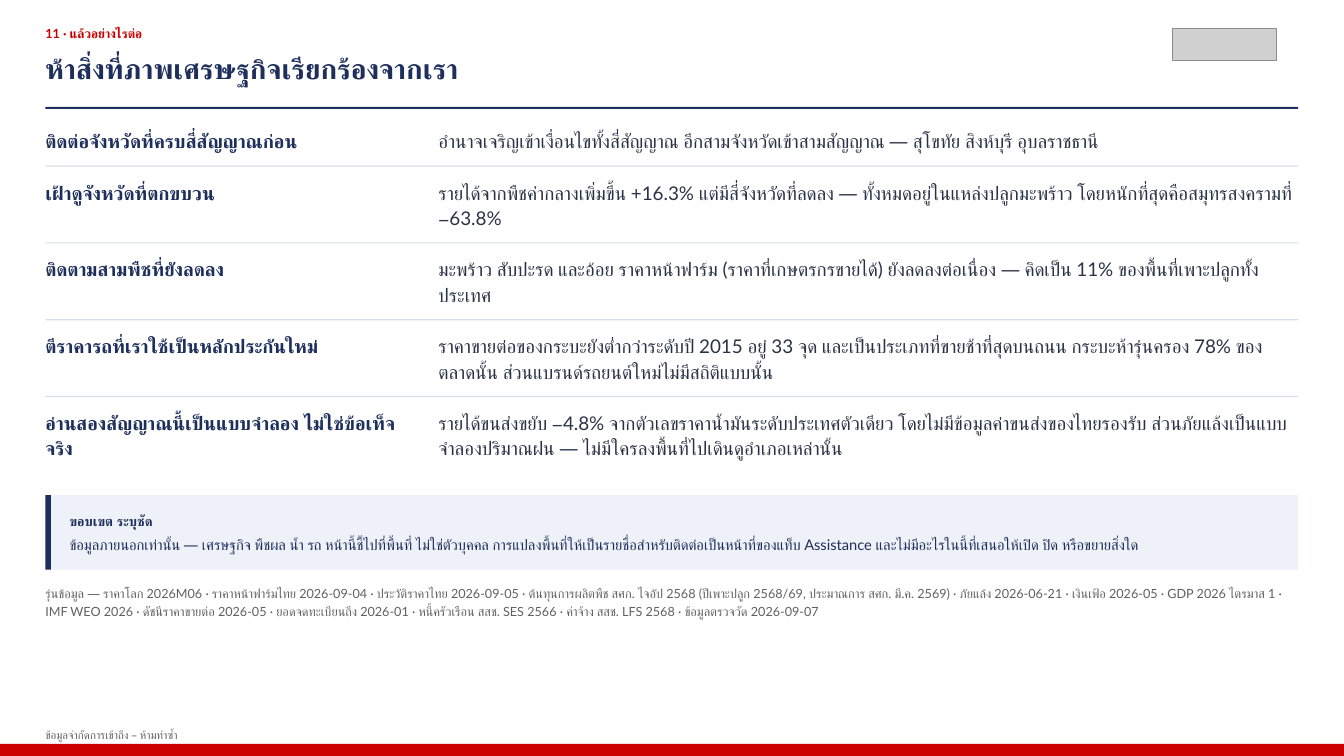
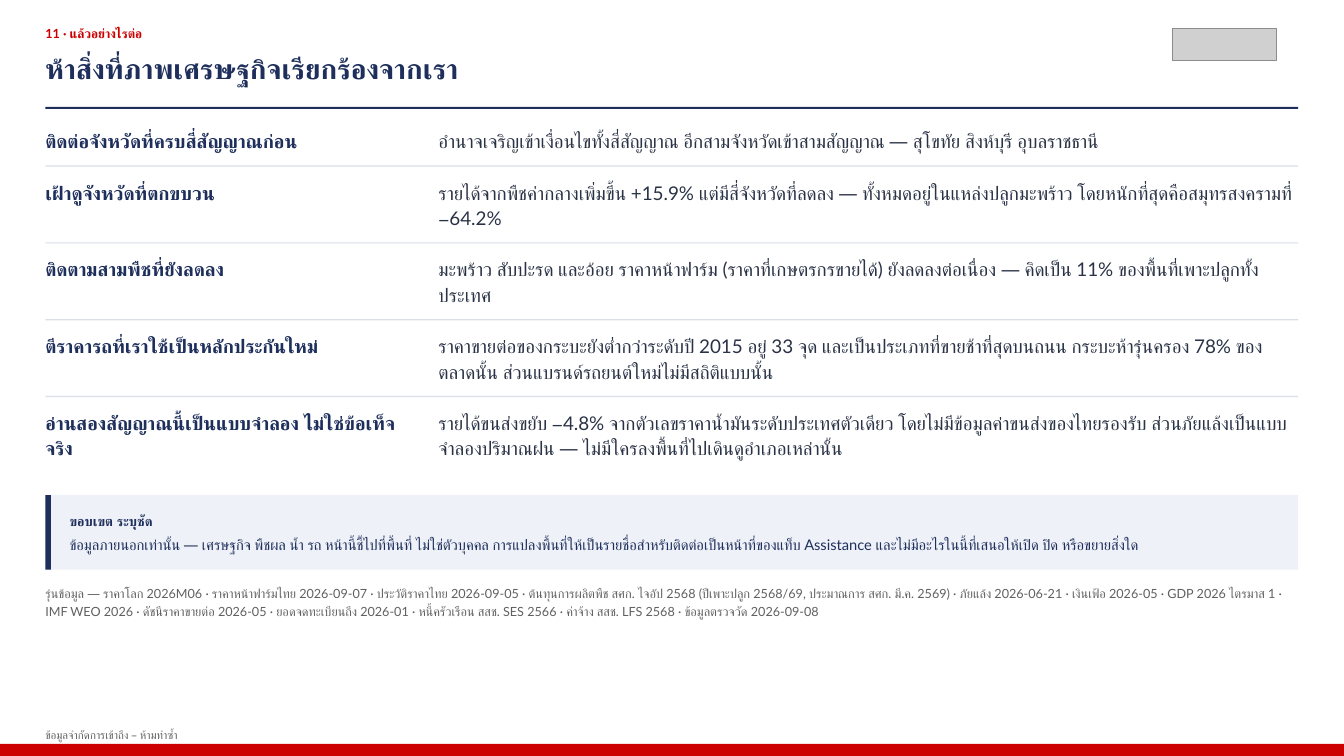
Before and after one commit to kaustavb2101/competitive-intel, a slide deck: slide 19 of docs/decks/mcom-2026-08-05-macro-TH.pptx. Drawn at 1344x756 pixels with LibreOffice and Linux fonts; fonts in the diff are those of the drawing; grey boxes stand for pictures. Boxes give left, top, right and bottom in pixels: in the first picture for what was removed or moved away, otherwise in the second. Text is boxed around its words. In the diff, an @@ line names an element or a change of style, - is before the commit and + after.

```diff
--- a/docs/decks/mcom-2026-08-05-macro-TH.pptx
+++ b/docs/decks/mcom-2026-08-05-macro-TH.pptx
@@ text at bbox=[438, 185, 1291, 225]: text changed @@
-รายได้จากพืชค่ากลางเพิ่มขึ้น +16.3% แต่มีสี่จังหวัดที่ลดลง — ทั้งหมดอยู่ในแหล่งปลูกมะพร้าว โดยหนักที่สุดคือสมุทรสงครามที่ −63.8%
+รายได้จากพืชค่ากลางเพิ่มขึ้น +15.9% แต่มีสี่จังหวัดที่ลดลง — ทั้งหมดอยู่ในแหล่งปลูกมะพร้าว โดยหนักที่สุดคือสมุทรสงครามที่ −64.2%
@@ text at bbox=[45, 588, 1275, 620]: text changed @@
-รุ่นข้อมูล — ราคาโลก 2026M06 · ราคาหน้าฟาร์มไทย 2026-09-04 · ประวัติราคาไทย 2026-09-05 · ต้นทุนการผลิตพืช สศก. ไจอัป 2568 (ปีเพาะปลูก 2568/69, ประมาณการ สศก. มี.ค. 2569) · ภัยแล้ง 2026-06-21 · เงินเฟ้อ 2026-05 · GDP 2026 ไตรมาส 1 · IMF WEO 2026 · ดัชนีราคาขายต่อ 2026-05 · ยอดจดทะเบียนถึง 2026-01 · หนี้ครัวเรือน สสช. SES 2566 · ค่าจ้าง สสช. LFS 2568 · ข้อมูลตรวจวัด 2026-09-07
+รุ่นข้อมูล — ราคาโลก 2026M06 · ราคาหน้าฟาร์มไทย 2026-09-07 · ประวัติราคาไทย 2026-09-05 · ต้นทุนการผลิตพืช สศก. ไจอัป 2568 (ปีเพาะปลูก 2568/69, ประมาณการ สศก. มี.ค. 2569) · ภัยแล้ง 2026-06-21 · เงินเฟ้อ 2026-05 · GDP 2026 ไตรมาส 1 · IMF WEO 2026 · ดัชนีราคาขายต่อ 2026-05 · ยอดจดทะเบียนถึง 2026-01 · หนี้ครัวเรือน สสช. SES 2566 · ค่าจ้าง สสช. LFS 2568 · ข้อมูลตรวจวัด 2026-09-08
```
Also in this commit, not shown: 6 other slides changed, 1 other file.
